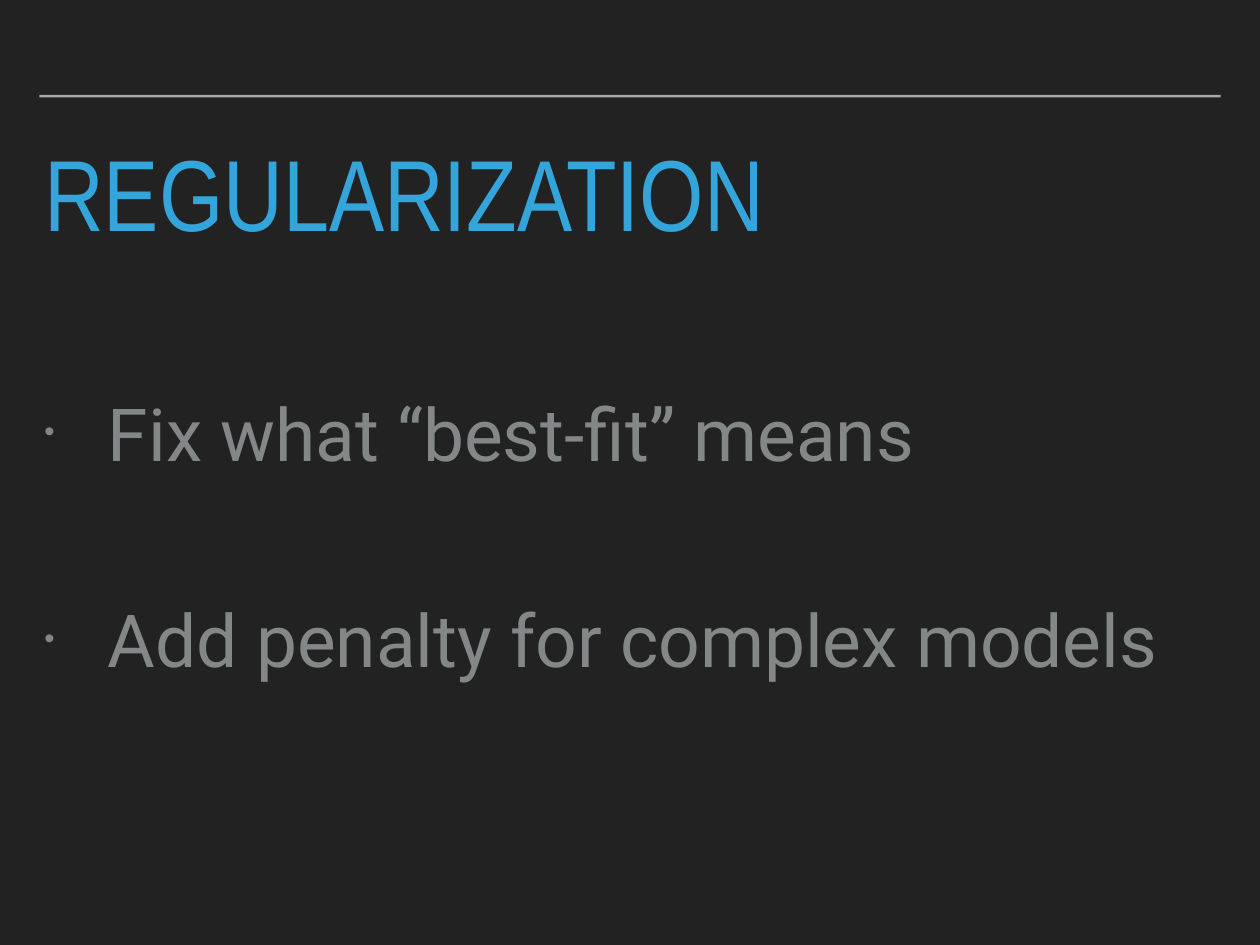
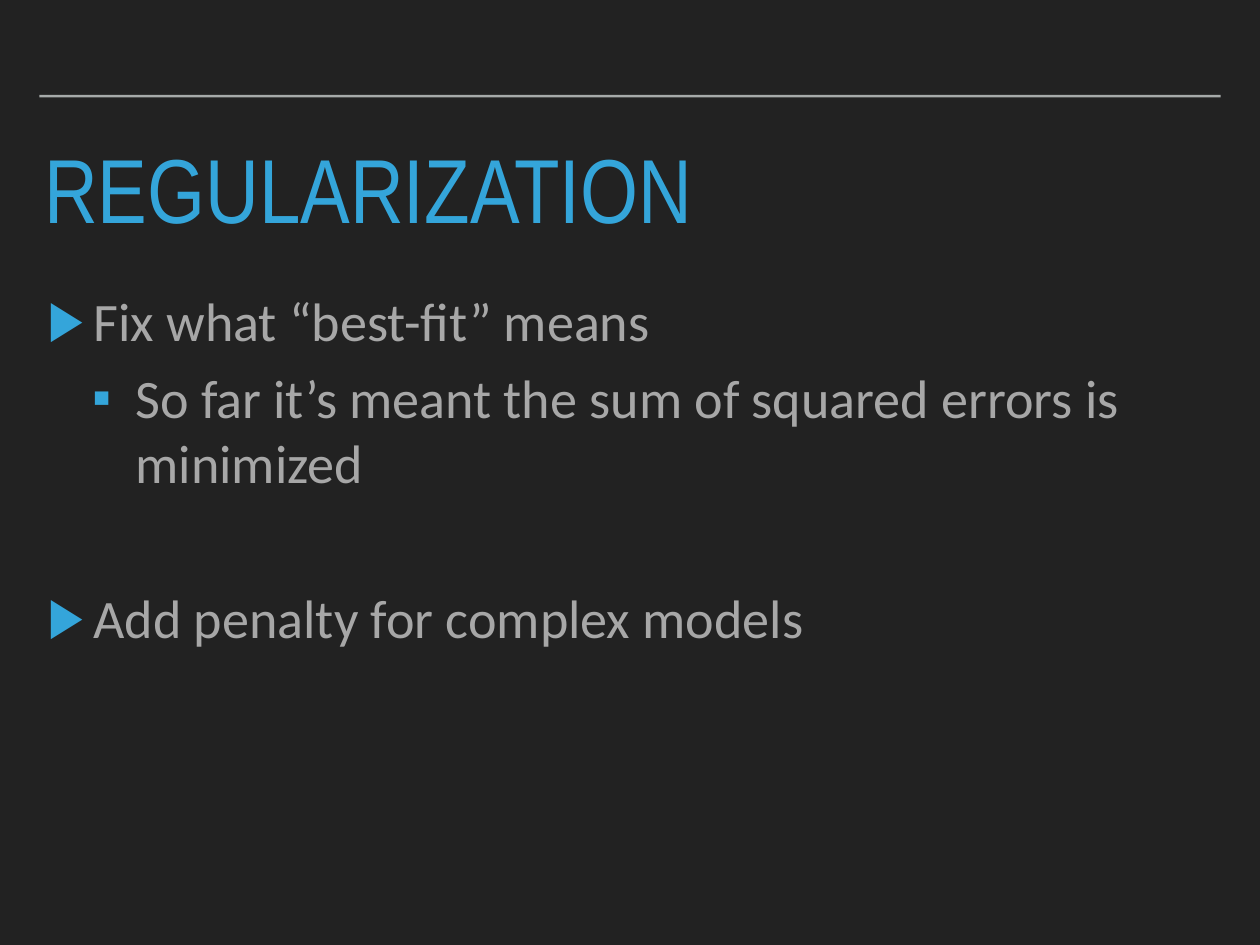
Before and after one commit to patricks1/noble-machine-learning, a slide deck: slide 20 of Session3/Session3_Slides.pptx (slide 16 before the commit). Drawn at 1260x945 pixels with LibreOffice and Linux fonts; fonts in the diff are those of the drawing. Boxes give left, top, right and bottom in pixels: in the first picture for what was removed or moved away, otherwise in the second. Text is boxed around its words. In the diff, an @@ line names an element or a change of style, - is before the commit and + after.

```diff
--- a/Session3/Session3_Slides.pptx
+++ b/Session3/Session3_Slides.pptx
@@ title "REGULARIZATION" at (x1=44, y1=159, x2=692, y2=224): size 82 to 73.8 pt @@
@@ text "Fix what “best-fit” means" moved from (x1=108, y1=405, x2=1157, y2=683) to (x1=93, y1=302, x2=1119, y2=647) @@
@@ text at (x1=93, y1=302, x2=804, y2=647): size 59.4 to 44 pt, font Roboto to Calibri, text colour #838787 to #A7A7A7 in "Fix what “best-fit” means", "Add penalty for complex models"; bullet • to ▶; less space between paragraphs; line spacing 2 to 1 @@
@@ text at (x1=135, y1=380, x2=1119, y2=484): paragraph added @@
+  ▪ So far it’s meant the sum of squared errors is minimized
```
Also in this commit, not shown: 11 other slides changed, 6 slides added, 2 slides removed, 26 other files.
